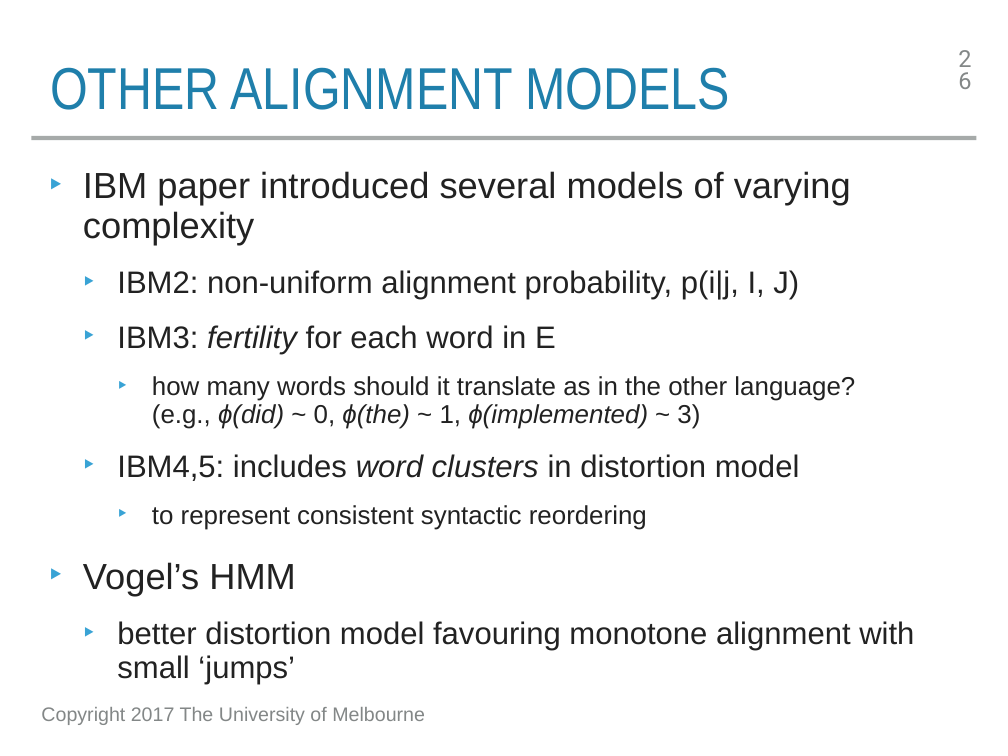
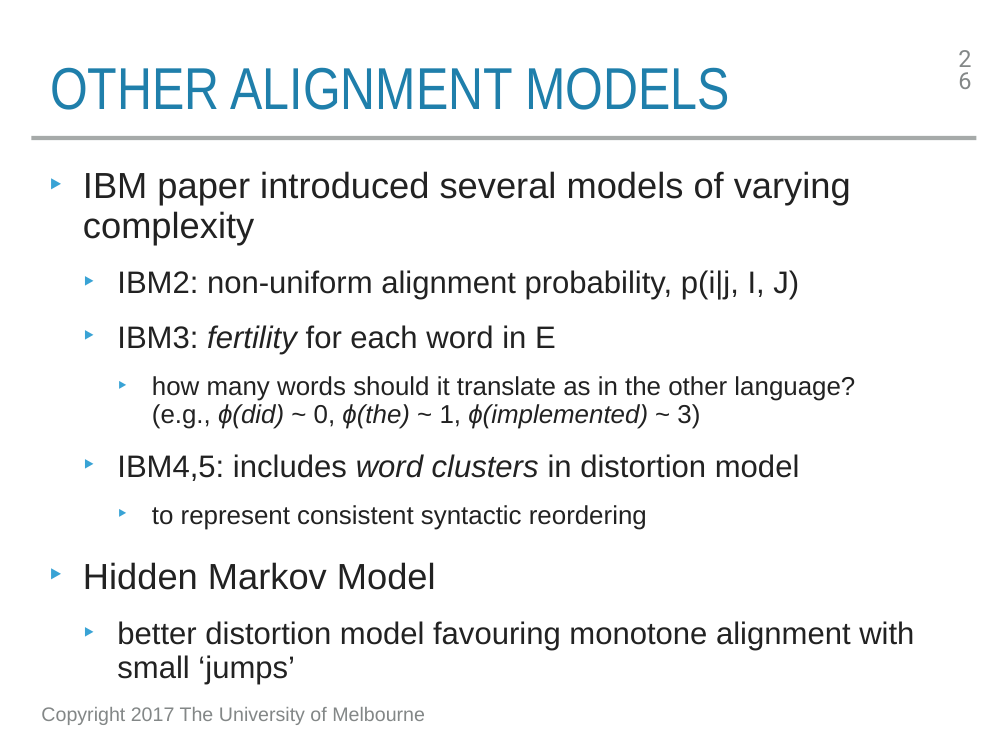
Before and after one commit to trevorcohn/comp90042, a slide deck: slide 26 of slides/WSTA_L20_machine_translation_word.pptx. Drawn at 1008x756 pixels with LibreOffice and Linux fonts; fonts in the diff are those of the drawing. Boxes give left, top, right and bottom in pixels: in the first picture for what was removed or moved away, otherwise in the second. Text is boxed around its words. In the diff, an @@ line names an element or a change of style, - is before the commit and + after.

```diff
--- a/slides/WSTA_L20_machine_translation_word.pptx
+++ b/slides/WSTA_L20_machine_translation_word.pptx
@@ text at box(83, 562, 436, 590): text changed @@
-‣ Vogel’s HMM
+‣ Hidden Markov Model
```
Also in this commit, not shown: 6 other slides changed, 2 other files.
